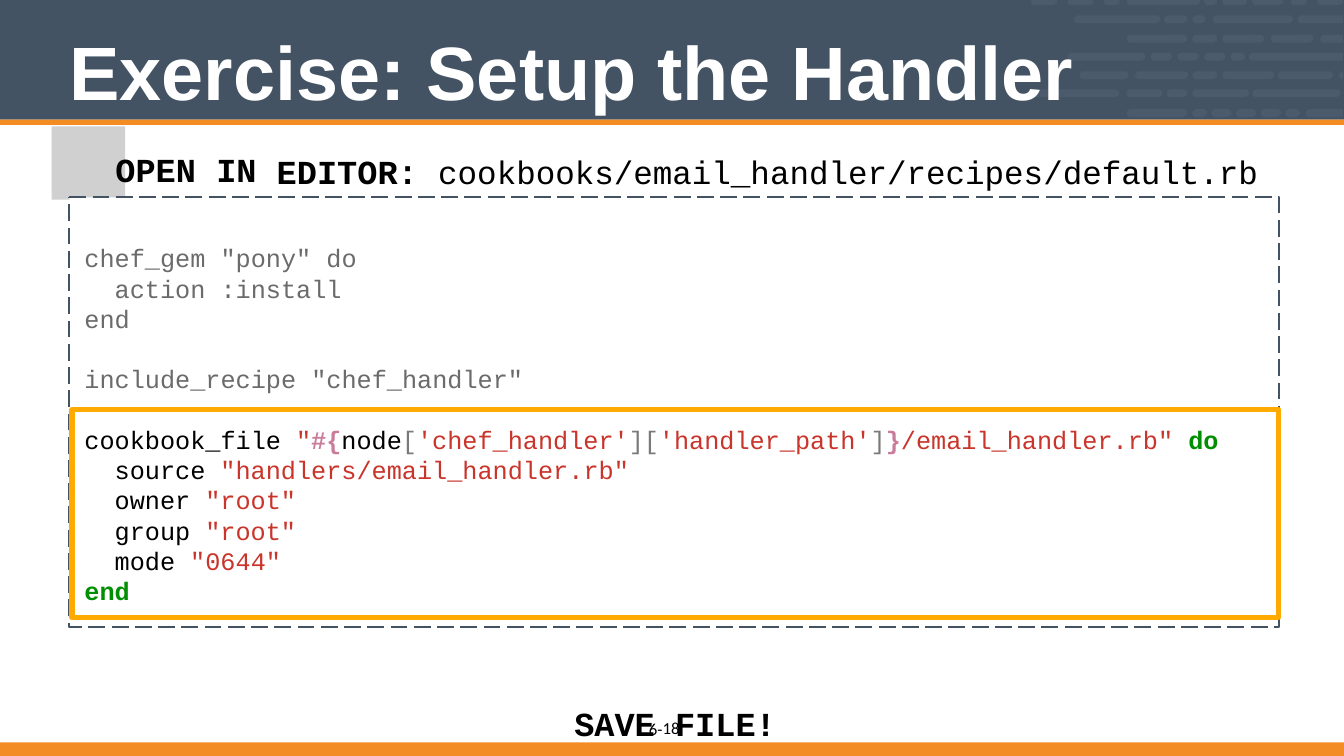
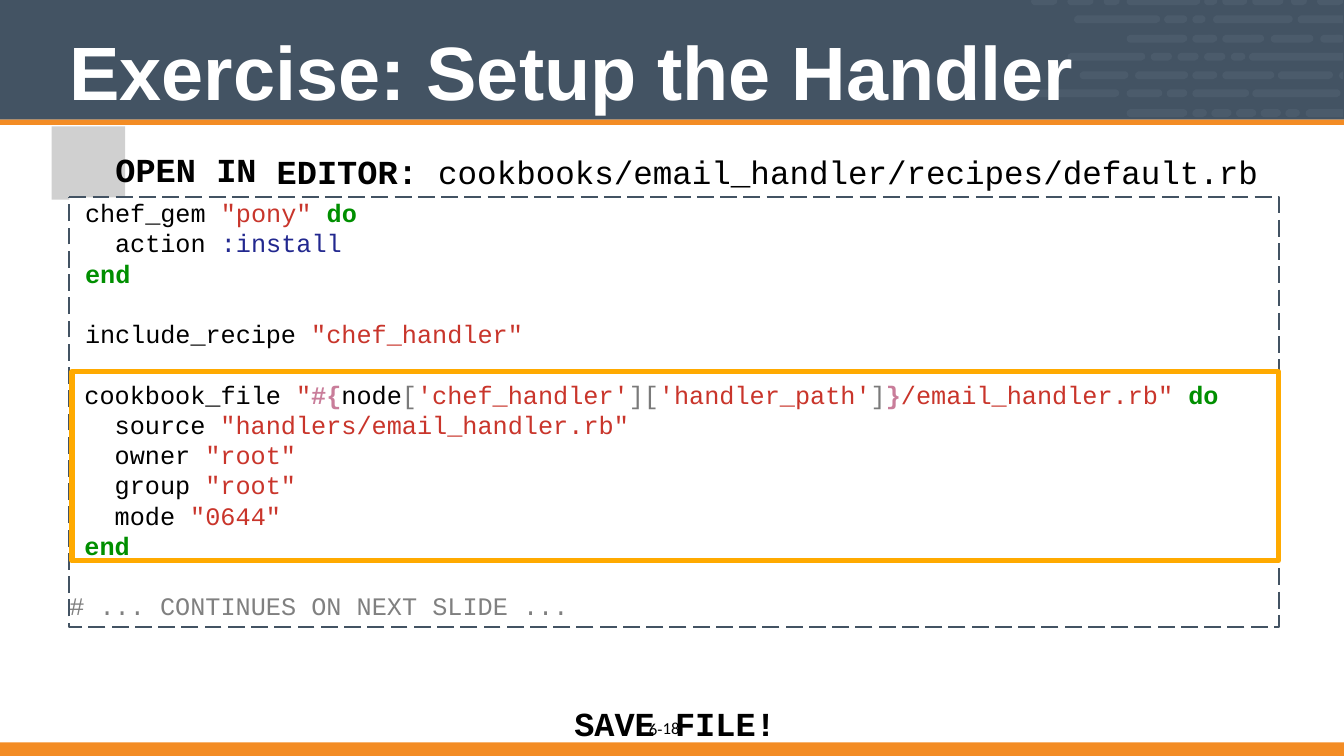
Before and after one commit to vinyar/chef-intermediate, a slide deck: slide 18 of 06-implementing_chef_handlers.pptx. Drawn at 1344x756 pixels with LibreOffice and Linux fonts; fonts in the diff are those of the drawing; grey boxes stand for pictures. Boxes give left, top, right and bottom in pixels: in the first picture for what was removed or moved away, otherwise in the second. Text is boxed around its words. In the diff, an @@ line names an element or a change of style, - is before the commit and + after.

```diff
--- a/06-implementing_chef_handlers.pptx
+++ b/06-implementing_chef_handlers.pptx
@@ text in freeform shape at (85,204,523,349): text colour #6B6B6B to #000000, letter spacing 0 to -0.1 pt in "chef_gem", "action", "include_recipe"; text colour #6B6B6B to #C8352B in ""pony"", ""chef_handler""; text colour #6B6B6B to #008F00, bold on in "do", "end"; text colour #6B6B6B to #22288F in ":install"; indent changed @@
@@ freeform shape: place and size @@
-freeform shape at (72,410,1278,618)
+freeform shape at (72,372,1278,561)
@@ text in freeform shape at (160,598,508,615): paragraph added @@
+# ... CONTINUES ON NEXT SLIDE ...
```
Also in this commit, not shown: 9 other slides changed.
